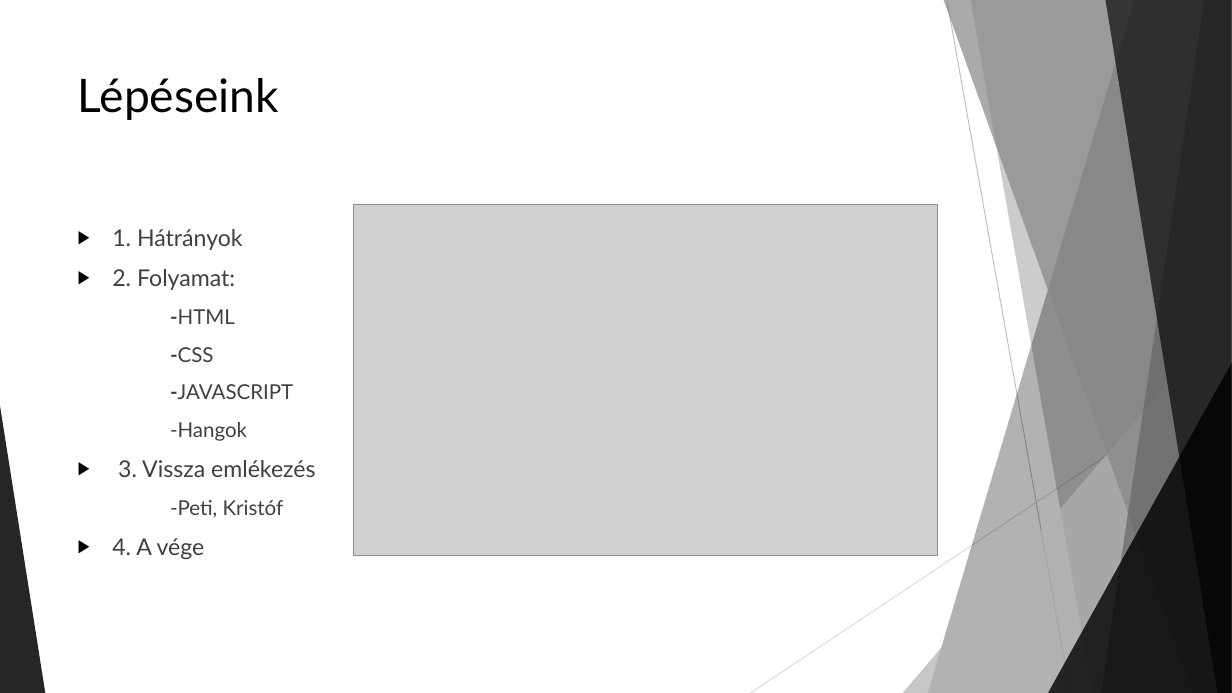
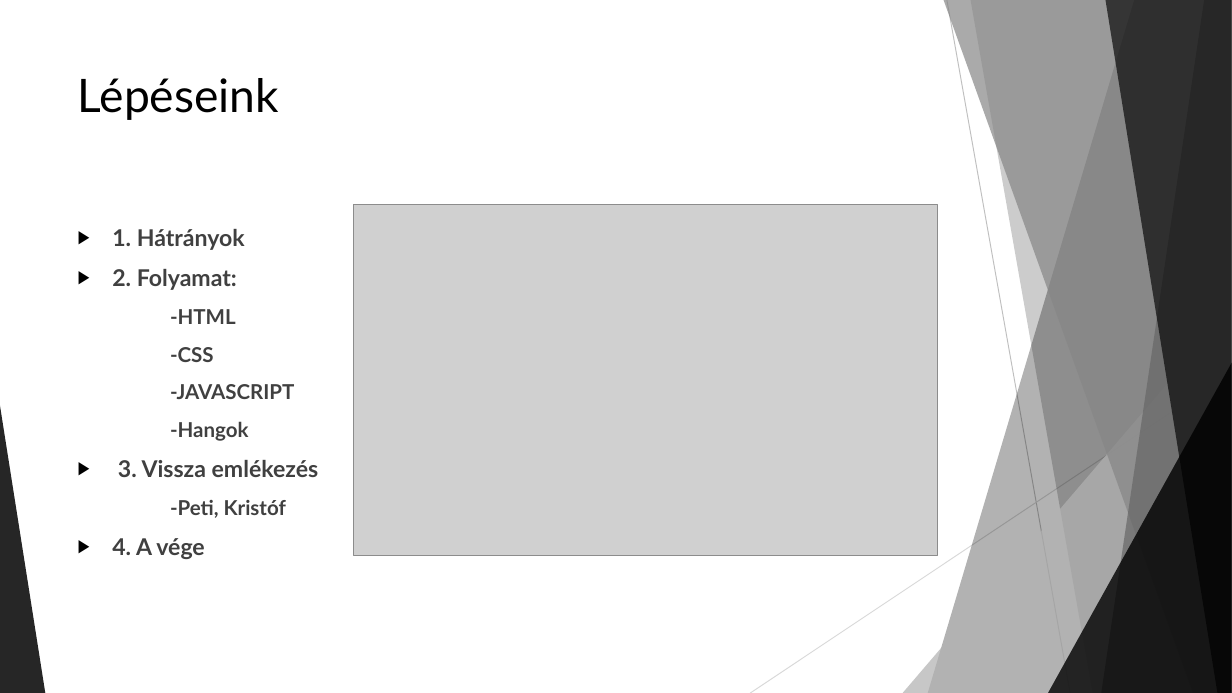
Before and after one commit to MrTakasu/Zongora, a slide deck: slide 2 of A Zongora.pptx. Drawn at 1232x693 pixels with LibreOffice and Linux fonts; fonts in the diff are those of the drawing; grey boxes stand for pictures. Boxes give left, top, right and bottom in pixels: in the first picture for what was removed or moved away, otherwise in the second. Text is boxed around its words. In the diff, an @@ line names an element or a change of style, - is before the commit and + after.

```diff
--- a/A Zongora.pptx
+++ b/A Zongora.pptx
@@ text "1. Hátrányok" at [112,229,319,559]: bold on @@
```
Also in this commit, not shown: 4 other slides changed, 4 slides added, 1 slide removed.
